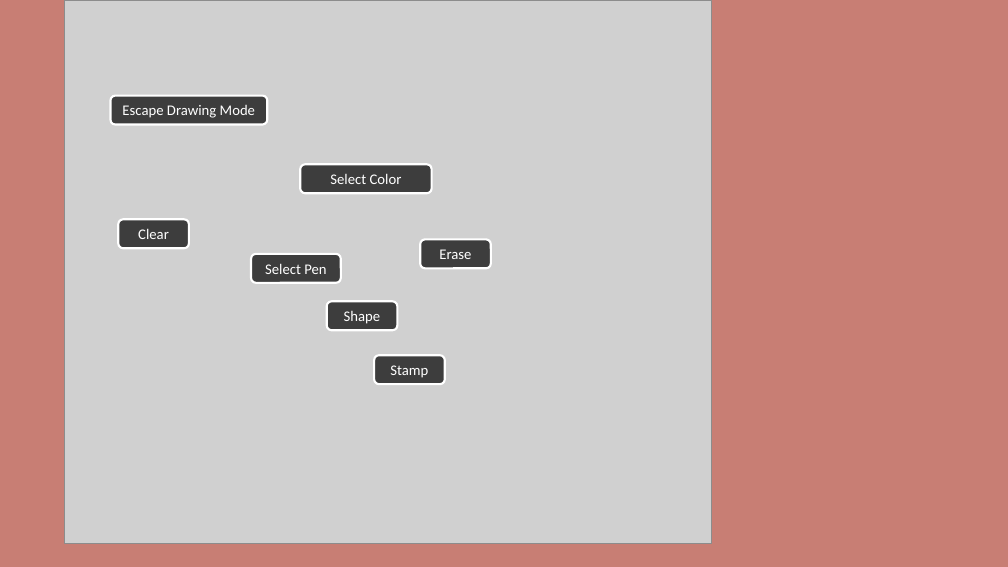
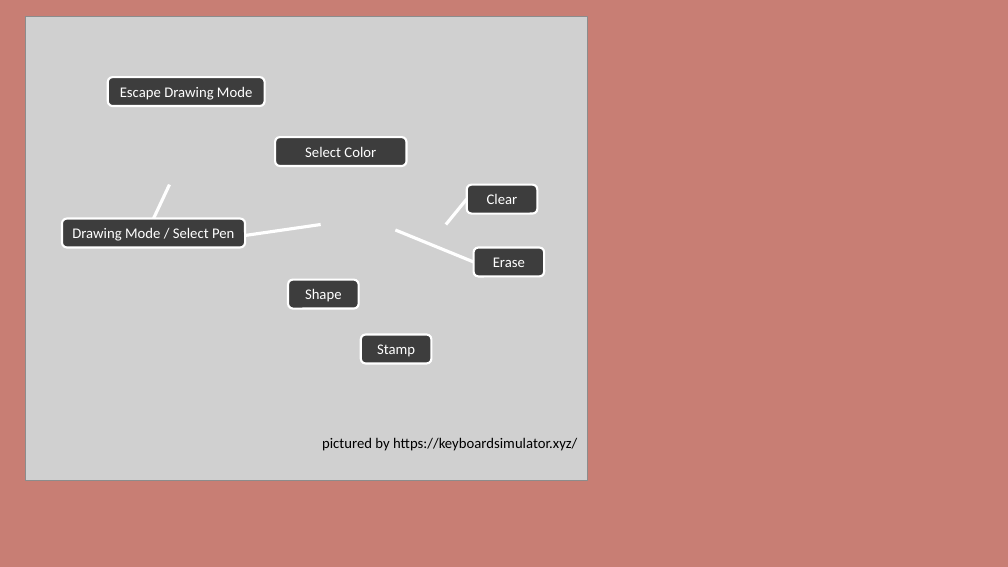
Before and after one commit to ladofa/thepen, a slide deck: slide 2 of arts/프레젠테이션1.pptx. Drawn at 1008x567 pixels with LibreOffice and Linux fonts; fonts in the diff are those of the drawing; grey boxes stand for pictures. Boxes give left, top, right and bottom in pixels: in the first picture for what was removed or moved away, otherwise in the second. Text is boxed around its words. In the diff, an @@ line names an element or a change of style, - is before the commit and + after.

```diff
--- a/arts/프레젠테이션1.pptx
+++ b/arts/프레젠테이션1.pptx
@@ picture: place and size @@
-picture at <box>64,0,712,543</box>
+picture at <box>26,17,588,480</box>
@@ rounded rectangle "Escape Drawing Mode": place and size @@
-rounded rectangle "Escape Drawing Mode" at <box>110,95,267,124</box>
+rounded rectangle "Escape Drawing Mode" at <box>108,77,265,106</box>
@@ rounded rectangle "Select Color": place and size @@
-rounded rectangle "Select Color" at <box>300,164,432,193</box>
+rounded rectangle "Select Color" at <box>275,137,407,166</box>
@@ line added from (169, 185) to (154, 219), #FFFFFF 3 pt @@
@@ line added from (446, 225) to (467, 199), #FFFFFF 3 pt @@
@@ rounded rectangle "Clear": place and size @@
-rounded rectangle "Clear" at <box>118,219,188,248</box>
+rounded rectangle "Clear" at <box>467,185,537,213</box>
@@ rounded rectangle "Drawing Mode / Select Pen": place and size @@
-rounded rectangle "Drawing Mode / Select Pen" at <box>251,254,341,283</box>
+rounded rectangle "Drawing Mode / Select Pen" at <box>62,219,245,247</box>
@@ text in rounded rectangle at <box>72,227,234,241</box>: text changed @@
-Select Pen
+Drawing Mode / Select Pen
@@ line added from (321, 225) to (245, 235), #FFFFFF 3 pt @@
@@ line added from (395, 230) to (473, 262), #FFFFFF 3 pt @@
@@ rounded rectangle "Erase": place and size @@
-rounded rectangle "Erase" at <box>420,240,491,268</box>
+rounded rectangle "Erase" at <box>473,247,544,276</box>
@@ rounded rectangle "Shape": place and size @@
-rounded rectangle "Shape" at <box>327,302,397,330</box>
+rounded rectangle "Shape" at <box>288,280,358,309</box>
@@ rounded rectangle "Stamp": place and size @@
-rounded rectangle "Stamp" at <box>374,355,445,384</box>
+rounded rectangle "Stamp" at <box>361,334,431,363</box>
@@ text added at <box>322,437,577,451</box>, 14 pt, text #000000 @@
+pictured by https://keyboardsimulator.xyz/
```
Also in this commit, not shown: 1 other file.
